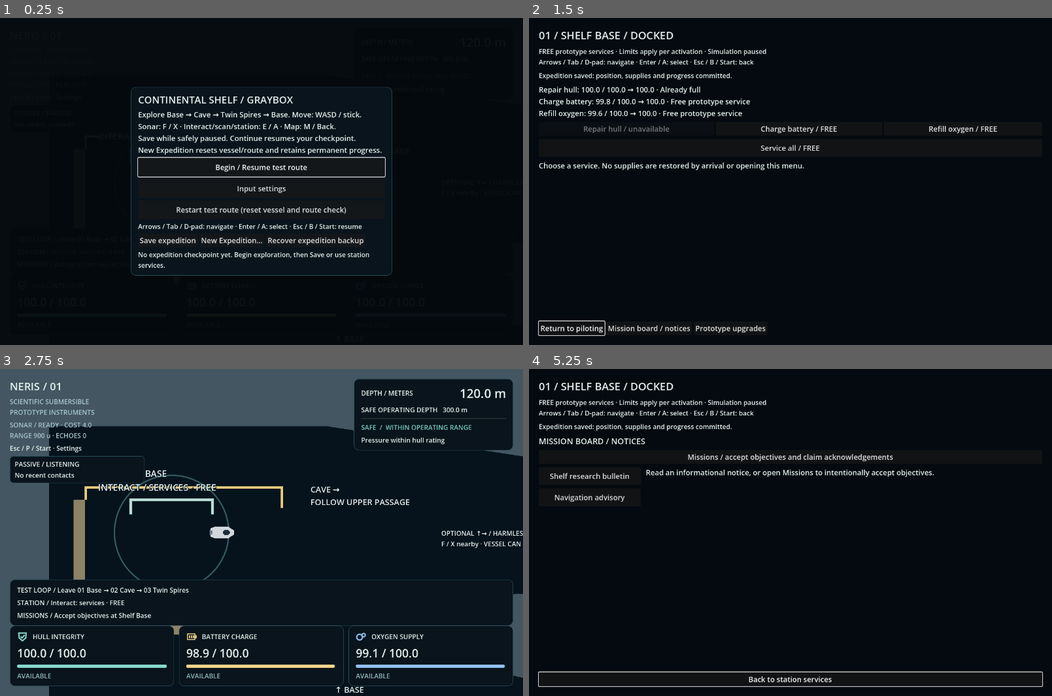
Above: before the commit, frames 1-4 (two rows, left to right).
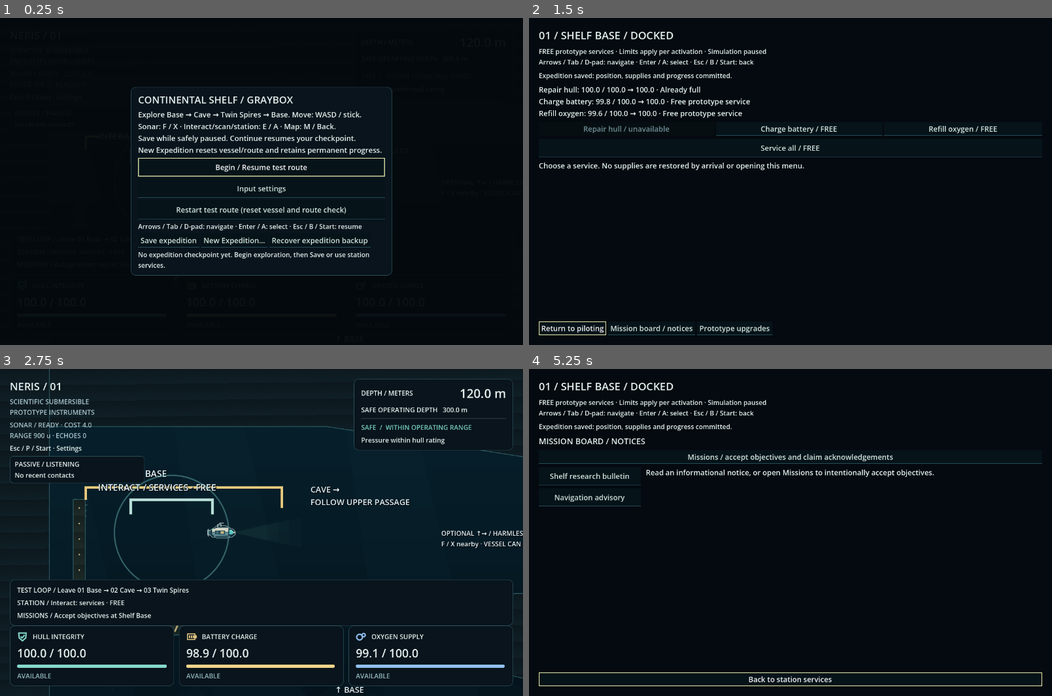
Above: after the commit, the same moments.

Repository: zornscience/below-the-abyss
Game: Godot game, scene res://scenes/main/main.tscn
Same seed, same stepped clock (60 frames per second), same inputs: the game is played once before the commit and once after it.
Inputs (mouse positions are in pixels of both pictures, inside the frame that each line leads up to):
- Up to frame 1 (0.25 s): no input
- Up to frame 2 (1.5 s): click "Begin / Resume test route" at 0.5 s; tap Enter (ui_accept) at 1.25 s; move the mouse to (905, 165) at 1.27 s; hold D (move_right) from 1.28 s (still down); hold E (interact) from 1.28 s (still down); click (905, 165) at 1.42 s
- Up to frame 3 (2.75 s): tap Enter (ui_accept) at 1.52 s; release D (move_right) at 2 s; release E (interact) at 2 s; drag from (156, 548) to (235, 597) at 2.02 s
- Up to frame 4 (5.25 s): move the mouse to (842, 460) at 2.77 s; hold D (move_right) 2.78-3.5 s; hold E (interact) 2.78-3.5 s; tap F (sonar_ping) at 2.85 s; click "Charge battery / FREE" at 3.5 s; click "Refill oxygen / FREE" at 4.25 s; click "Mission board / notices" at 5 s

The runs differ from the first frame. In frame 1, 1.3% of the frame differs, in the area x 26-74%, y 42-71%; in frame 2, 1.1%; in frame 3, 19%, in the area x 0-100%, y 0-100%; in frame 4, 1.3%.

Commit message:
Implement BTA-040 shelf visual identity and original survey vessel

Diff:
--- /dev/null
+++ b/assets/art-provenance.csv
@@ -0,0 +1,5 @@
+asset,source,authorship,license_status,notes
+assets/art/submarine/neris.svg,original repository SVG,repository-authored BTA-040 study,project license pending,no third-party art or generated image
+assets/shaders/shelf_water.gdshader,original shader source,repository-authored BTA-040 study,project license pending,depth gradient
+assets/shaders/shelf_rock.gdshader,original shader source,repository-authored BTA-040 study,project license pending,arithmetic strata
+scripts/visuals,original vector drawing source,repository-authored BTA-040 study,project license pending,background motes lamp and landmark ink
--- /dev/null
+++ b/assets/art/submarine/neris.svg
@@ -0,0 +1,16 @@
+<svg xmlns="http://www.w3.org/2000/svg" width="80" height="48" viewBox="-40 -24 80 48">
+<!-- Original NERIS vector study: blunt survey bow, offset observation dome, ventral keel. -->
+<path d="M-20-11L-11-17H9L17-12 28-8 33-2V5L24 12H-22L-29 6V-5Z" fill="#102f3b" stroke="#a6c3c5" stroke-width="1.2"/>
+<path d="M-24-8L-10-12H13L24-7 29-1H-24Z" fill="#d2d6c5"/>
+<path d="M-24 0H29L25 7-19 8-25 4Z" fill="#638f98"/>
+<path d="M-19 9H20L13 14H-12Z" fill="#193e4d" stroke="#87abb0" stroke-width="1"/>
+<path d="M-10-13V-20H-2V-14M-5-20V-23H5" fill="none" stroke="#a7bfbb" stroke-width="2"/>
+<path d="M-29-5H-34V6H-28M-33-9V10" fill="#294f5c" stroke="#9dbab9" stroke-width="1.5"/>
+<path d="M17-8H24L29-3V3L24 6H17Z" fill="#53c6c2" stroke="#122c3c" stroke-width="2"/>
+<path d="M20-5H24L26-2" fill="none" stroke="#d9f2d8" stroke-width="1"/>
+<path d="M-17-5H8V5H-17Z" fill="#244b58"/>
+<path d="M-14-3H-8M-14 0H-8M-14 3H-8" stroke="#789d9e" stroke-width="1"/>
+<path d="M-3-3H5V3H-3Z" fill="#c5b77c"/>
+<circle cx="30" cy="0" r="2" fill="#f1dfac"/>
+<circle cx="-23" cy="-8" r="1.3" fill="#5ae0cf"/>
+</svg>
--- /dev/null
+++ b/assets/shaders/shelf_rock.gdshader
@@ -0,0 +1,9 @@
+shader_type canvas_item;
+varying vec2 rock_position;
+void vertex() { rock_position = VERTEX; }
+void fragment() {
+ float strata = (fract(rock_position.y * 0.025 + floor(rock_position.x * 0.009) * 0.03) * 2.0 - 1.0);
+ float grain = fract(dot(floor(rock_position / 3.0), vec2(0.618,0.381)));
+ vec3 stone = mix(vec3(0.035,0.095,0.12), COLOR.rgb * vec3(0.32,0.43,0.46), 0.55);
+ COLOR = vec4(stone * (0.85 + 0.12 * strata + 0.08 * grain), COLOR.a);
+}
--- /dev/null
+++ b/assets/shaders/shelf_water.gdshader
@@ -0,0 +1,9 @@
+shader_type canvas_item;
+varying float authored_y;
+void vertex() { authored_y = VERTEX.y; }
+void fragment() {
+ float depth = clamp(authored_y / 1800.0, 0.0, 1.0);
+ vec3 shallow = vec3(0.025, 0.125, 0.17);
+ vec3 deep = vec3(0.006, 0.019, 0.045);
+ COLOR = vec4(mix(shallow, deep, smoothstep(0.0, 1.0, depth)), 1.0);
+}
--- a/resources/balance/instrument_theme.tres
+++ b/resources/balance/instrument_theme.tres
@@ -17,19 +17,46 @@
 content_margin_bottom = 14.0
 
 [sub_resource type="StyleBoxFlat" id="Track"]
-bg_color = Color(0.09, 0.17, 0.21, 1)
+bg_color = Color(0.025, 0.07, 0.1, 1)
 corner_radius_top_left = 3
 corner_radius_top_right = 3
 corner_radius_bottom_left = 3
 corner_radius_bottom_right = 3
 
 [sub_resource type="StyleBoxFlat" id="Fill"]
-bg_color = Color(0.52, 0.85, 0.8, 1)
+bg_color = Color(0.33, 0.77, 0.75, 1)
 corner_radius_top_left = 3
 corner_radius_top_right = 3
 corner_radius_bottom_left = 3
 corner_radius_bottom_right = 3
 
+[sub_resource type="StyleBoxFlat" id="ButtonNormal"]
+bg_color = Color(0.025, 0.075, 0.1, 1)
+border_width_bottom = 1
+border_color = Color(0.2, 0.39, 0.43, 1)
+content_margin_left = 6.0
+content_margin_right = 6.0
+content_margin_top = 4.0
+content_margin_bottom = 4.0
+[sub_resource type="StyleBoxFlat" id="ButtonHover"]
+bg_color = Color(0.07, 0.19, 0.22, 1)
+content_margin_left = 6.0
+content_margin_right = 6.0
+content_margin_top = 4.0
+content_margin_bottom = 4.0
+[sub_resource type="StyleBoxFlat" id="ButtonDisabled"]
+bg_color = Color(0.025, 0.055, 0.07, 1)
+content_margin_left = 6.0
+content_margin_right = 6.0
+content_margin_top = 4.0
+content_margin_bottom = 4.0
+[sub_resource type="StyleBoxFlat" id="ButtonFocus"]
+draw_center = false
+border_width_left = 2
+border_width_top = 2
+border_width_right = 2
+border_width_bottom = 2
+border_color = Color(0.85, 0.88, 0.65, 1)
 [resource]
 default_font_size = 18
 Label/colors/font_color = Color(0.9, 0.95, 0.94, 1)
@@ -38,3 +65,10 @@
 ProgressBar/styles/fill = SubResource("Fill")
 VBoxContainer/constants/separation = 8
 HBoxContainer/constants/separation = 12
+Button/styles/normal = SubResource("ButtonNormal")
+Button/styles/hover = SubResource("ButtonHover")
+Button/styles/pressed = SubResource("ButtonHover")
+Button/styles/disabled = SubResource("ButtonDisabled")
+Button/styles/focus = SubResource("ButtonFocus")
+Button/colors/font_color = Color(0.82, 0.9, 0.87, 1)
+Button/colors/font_disabled_color = Color(0.43, 0.56, 0.58, 1)
--- a/scenes/player/submarine.tscn
+++ b/scenes/player/submarine.tscn
@@ -16,6 +16,8 @@
 
 [ext_resource type="Script" path="res://scripts/player/scientific_scanner.gd" id="scanner"]
 
+[ext_resource type="Texture2D" path="res://assets/art/submarine/neris.svg" id="art"]
+[ext_resource type="Script" path="res://scripts/visuals/submarine_illustration.gd" id="illustration"]
 [sub_resource type="CapsuleShape2D" id="Capsule_hull"]
 radius = 16.0
 height = 64.0
@@ -34,16 +36,22 @@
 shape = SubResource("Capsule_hull")
 
 [node name="Visual" type="Node2D" parent="."]
+script = ExtResource("illustration")
+[node name="NerisIllustration" type="Sprite2D" parent="Visual"]
+texture = ExtResource("art")
 
 [node name="Hull" type="Polygon2D" parent="Visual"]
+visible = false
 polygon = PackedVector2Array(-28, -10, -18, -14, 16, -14, 30, -5, 30, 5, 16, 14, -18, 14, -28, 10)
 color = Color(0.82, 0.85, 0.87, 1)
 
 [node name="Window" type="Polygon2D" parent="Visual"]
+visible = false
 polygon = PackedVector2Array(7, -6, 15, -6, 20, -2, 20, 2, 15, 6, 7, 6, 3, 2, 3, -2)
 color = Color(0.12, 0.18, 0.23, 1)
 
 [node name="Tail" type="Polygon2D" parent="Visual"]
+visible = false
 polygon = PackedVector2Array(-30, -7, -23, -4, -23, 4, -30, 7)
 color = Color(0.45, 0.5, 0.55, 1)
 
--- a/scenes/props/graybox_rock.tscn
+++ b/scenes/props/graybox_rock.tscn
@@ -1,8 +1,12 @@
-[gd_scene load_steps=2 format=3]
+[gd_scene load_steps=4 format=3]
 [ext_resource type="Script" path="res://scripts/world/graybox_rock.gd" id="1"]
+[ext_resource type="Shader" path="res://assets/shaders/shelf_rock.gdshader" id="2"]
+[sub_resource type="ShaderMaterial" id="Stone"]
+shader = ExtResource("2")
 [node name="GrayboxRock" type="StaticBody2D" groups=["shelf_terrain"]]
 collision_layer = 1
 collision_mask = 2
 script = ExtResource("1")
 [node name="Silhouette" type="Polygon2D" parent="."]
+material = SubResource("Stone")
 [node name="Boundary" type="CollisionPolygon2D" parent="."]
--- a/scenes/regions/continental_shelf.tscn
+++ b/scenes/regions/continental_shelf.tscn
@@ -14,6 +14,11 @@
 
 [ext_resource type="PackedScene" path="res://scenes/stations/service_station.tscn" id="9_station"]
 
+[ext_resource type="PackedScene" path="res://scenes/visuals/shelf_atmosphere.tscn" id="atmosphere"]
+[ext_resource type="Shader" path="res://assets/shaders/shelf_water.gdshader" id="water_shader"]
+[ext_resource type="Script" path="res://scripts/visuals/shelf_landmark_ink.gd" id="ink"]
+[sub_resource type="ShaderMaterial" id="WaterMaterial"]
+shader = ExtResource("water_shader")
 [sub_resource type="RectangleShape2D" id="Base"]
 size = Vector2(440, 280)
 [sub_resource type="RectangleShape2D" id="Landmark"]
@@ -27,7 +32,9 @@
 [node name="ContinentalShelf" type="Node2D"]
 script = ExtResource("1")
 mapping = ExtResource("3")
+[node name="Atmosphere" parent="." instance=ExtResource("atmosphere")]
 [node name="Water" type="Polygon2D" parent="."]
+material = SubResource("WaterMaterial")
 z_index = -10
 polygon = PackedVector2Array(0, 0, 4100, 0, 4100, 1800, 0, 1800)
 color = Color(0.025, 0.075, 0.11, 1)
@@ -296,3 +303,6 @@
 
 [node name="ServiceStation" parent="." instance=ExtResource("9_station")]
 position = Vector2(420, 480)
+
+[node name="LandmarkInk" type="Node2D" parent="."]
+script = ExtResource("ink")
--- /dev/null
+++ b/scenes/visuals/shelf_atmosphere.tscn
@@ -0,0 +1,16 @@
+[gd_scene load_steps=3 format=3]
+[ext_resource type="Script" path="res://scripts/visuals/shelf_atmosphere.gd" id="1"]
+[ext_resource type="Script" path="res://scripts/visuals/shelf_motes.gd" id="2"]
+[node name="ShelfAtmosphere" type="Parallax2D"]
+z_index = -9
+scroll_scale = Vector2(0.24, 0.18)
+[node name="Illustration" type="Node2D" parent="."]
+script = ExtResource("1")
+[node name="Motes" type="Node2D" parent="."]
+script = ExtResource("2")
+[node name="NearRidges" type="Parallax2D" parent="."]
+top_level = true
+scroll_scale = Vector2(0.48, 0.32)
+[node name="Illustration" type="Node2D" parent="NearRidges"]
+script = ExtResource("1")
+near_layer = true
--- a/scripts/sonar/sonar_pulse.gd
+++ b/scripts/sonar/sonar_pulse.gd
@@ -100,3 +100,8 @@
 		draw_arc(Vector2.ZERO, radius, 0.0, TAU, 256, Color(0.42, 0.95, 0.87, fade * 0.9), 3.0, true)
 		if radius > 10.0:
 			draw_arc(Vector2.ZERO, radius - 10.0, 0.0, TAU, 256, Color(0.42, 0.95, 0.87, fade * 0.18), 2.0, true)
+
+		# Sparse range ticks read as an instrument sweep without obscuring navigation.
+		for index: int in range(24):
+			var direction: Vector2 = Vector2.from_angle(index * TAU / 24.0)
+			draw_line(direction * maxf(0.0, radius - 5.0), direction * radius, Color(0.7, 1.0, 0.9, fade * 0.65), 1.0, true)
--- a/scripts/sonar/sonar_reveal_target.gd
+++ b/scripts/sonar/sonar_reveal_target.gd
@@ -99,6 +99,11 @@
 	draw_polyline(PackedVector2Array([Vector2(0, -12), Vector2(12, 0),
 		Vector2(0, 12), Vector2(-12, 0), Vector2(0, -12)]), ink, 3.0, true)
 
+	# Four receipt-gated brackets distinguish a resolved echo from a travelling pulse.
+	for corner: Vector2 in [Vector2(-1, -1), Vector2(1, -1), Vector2(1, 1), Vector2(-1, 1)]:
+		var at: Vector2 = corner * 28.0
+		draw_polyline(PackedVector2Array([at - Vector2(corner.x * 7.0, 0), at, at - Vector2(0, corner.y * 7.0)]), ink, 1.5, true)
+
 
 func _exit_tree() -> void:
 	registration_generation += 1
--- /dev/null
+++ b/scripts/visuals/shelf_atmosphere.gd
@@ -0,0 +1,23 @@
+extends Node2D
+## Original deterministic illustration; no terrain, discovery or physics queries.
+
+@export var near_layer: bool = false
+
+
+func _draw() -> void:
+	# Distant ridges deliberately read as low-contrast negative space, not walls.
+	for layer: int in range(1 if near_layer else 3):
+		var ridge: PackedVector2Array = PackedVector2Array()
+		ridge.append(Vector2(-4000, 2600))
+		for step: int in range(101):
+			var x: float = -4000.0 + step * 140.0
+			var y: float = (1050.0 if near_layer else 720.0) + layer * 170.0 + sin(step * 1.7 + layer) * 110.0
+			ridge.append(Vector2(x, y))
+		ridge.append(Vector2(10000, 2600))
+		draw_colored_polygon(ridge, Color(0.035 + layer * 0.009, 0.12 + layer * 0.012, 0.16 + layer * 0.014, 0.25))
+	if near_layer:
+		return
+	# Broad, faint shafts are geometry, not full-screen lighting/postprocessing.
+	for index: int in range(16):
+		var x: float = index * 420.0 - 1000.0
+		draw_colored_polygon(PackedVector2Array([Vector2(x, -1000), Vector2(x + 70, -1000), Vector2(x + 650, 1500), Vector2(x + 360, 1500)]), Color(0.3, 0.65, 0.68, 0.018))
--- /dev/null
+++ b/scripts/visuals/shelf_landmark_ink.gd
@@ -0,0 +1,19 @@
+extends Node2D
+## Authored surface paint and organic filigree. No interactables or collisions.
+
+
+func _draw() -> void:
+	# Station platform/post retain their exact solid silhouettes; paint stays inside.
+	for x: int in range(230, 650, 35):
+		draw_line(Vector2(x, 695), Vector2(x - 12, 722), Color("b5a779"), 3.0, true)
+	for y: int in range(420, 680, 38):
+		draw_circle(Vector2(194, y), 2.0, Color("b5a779"))
+	# Recognizable paired mineral seams follow the existing spires' solid faces.
+	for origin: Vector2 in [Vector2(3465, 860), Vector2(3715, 845)]:
+		draw_polyline(PackedVector2Array([origin, origin + Vector2(-10, 100), origin + Vector2(10, 165), origin + Vector2(0, 245)]), Color(0.3, 0.7, 0.65, 0.6), 2.0, true)
+	# Fine organic surface marks are nonsolid, like sea fans, not extra walls.
+	for origin: Vector2 in [Vector2(830, 1120), Vector2(2480, 1120), Vector2(3370, 1120), Vector2(3850, 1120)]:
+		for branch: int in range(7):
+			var tip: Vector2 = origin + Vector2((branch - 3) * 9, -22 - (3 - absi(branch - 3)) * 8)
+			draw_line(origin, tip, Color(0.22, 0.52, 0.5, 0.65), 1.5, true)
+			draw_circle(tip, 1.8, Color(0.5, 0.8, 0.69, 0.65))
--- /dev/null
+++ b/scripts/visuals/shelf_motes.gd
@@ -0,0 +1,19 @@
+extends Node2D
+## Low-rate cosmetic motes; static ridge geometry is cached separately.
+var _clock: float = 0.0
+var _redraw_time: float = 0.0
+
+
+func _process(delta: float) -> void:
+	_clock += delta
+	_redraw_time += delta
+	if _redraw_time >= 1.0 / 15.0:
+		_redraw_time = 0.0
+		queue_redraw()
+
+
+func _draw() -> void:
+	for index: int in range(150):
+		var x: float = fposmod(index * 179.23 + sin(_clock * 0.14 + index) * 10.0, 6000.0) - 800.0
+		var y: float = fposmod(index * 97.3 - _clock * 1.8, 2100.0)
+		draw_circle(Vector2(x, y), 0.8 + (index % 3) * 0.35, Color(0.55, 0.82, 0.8, 0.13))
--- /dev/null
+++ b/scripts/visuals/submarine_illustration.gd
@@ -0,0 +1,19 @@
+extends Node2D
+## Presentation-only facing/propeller/lamplight. Never rotates the physics body.
+var _phase: float = 0.0
+
+
+func _process(delta: float) -> void:
+	var body: CharacterBody2D = get_parent() as CharacterBody2D
+	if absf(body.velocity.x) > 12.0:
+		scale.x = -1.0 if body.velocity.x < 0.0 else 1.0
+	if body.is_physics_processing():
+		_phase = fmod(_phase + delta * (4.0 + body.velocity.length() * 0.06), TAU)
+	queue_redraw()
+
+
+func _draw() -> void:
+	for index: int in range(4):
+		var reach: float = 110.0 + index * 28.0
+		draw_colored_polygon(PackedVector2Array([Vector2(29, 0), Vector2(reach, -reach * 0.19), Vector2(reach, reach * 0.19)]), Color(0.58, 0.82, 0.72, 0.018))
+	draw_line(Vector2(-34, -8 * cos(_phase)), Vector2(-34, 8 * cos(_phase)), Color("a6c3c5"), 2.0, true)
--- a/scripts/world/graybox_rock.gd
+++ b/scripts/world/graybox_rock.gd
@@ -25,3 +25,22 @@
 	($Silhouette as Polygon2D).polygon = outline
 	($Silhouette as Polygon2D).color = fill
 	($Boundary as CollisionPolygon2D).polygon = outline
+	queue_redraw()
+
+
+func _draw() -> void:
+	if outline.size() < 3:
+		return
+	var closed: PackedVector2Array = outline.duplicate()
+	closed.append(outline[0])
+	draw_polyline(closed, Color(0.23, 0.44, 0.47, 0.8), 2.0, true)
+	# Restrained mineral dots stay strictly inside the authored solid polygon.
+	var minimum: Vector2 = outline[0]
+	var maximum: Vector2 = outline[0]
+	for point: Vector2 in outline:
+		minimum = minimum.min(point)
+		maximum = maximum.max(point)
+	for index: int in range(60):
+		var at: Vector2 = minimum + (maximum - minimum) * Vector2(fposmod(index * 0.618, 1.0), fposmod(index * 0.381, 1.0))
+		if Geometry2D.is_point_in_polygon(at, outline):
+			draw_line(at, at + Vector2(7, -2), Color(0.29, 0.53, 0.54, 0.25), 1.0, true)
--- /dev/null
+++ b/tests/fixtures/capture_art_direction.gd
@@ -0,0 +1,58 @@
+extends SceneTree
+## Staged native compositions for art review, not a claim of input-driven route flight.
+var _scene: ShelfPrototype
+var _prefix: String = "after"
+var _samples: Array[float] = []
+
+
+func _frames(count: int) -> void:
+	for _index: int in range(count):
+		await process_frame
+
+
+func _capture(name: String, at: Vector2) -> void:
+	_scene.submarine.set_simulation_enabled(false)
+	_scene.submarine.global_position = at
+	_scene.submarine.velocity = Vector2.ZERO
+	_scene.submarine.damage_system.advance(0, _scene.region.depth_at_world(at), _scene.submarine.hull_system)
+	_scene.submarine.reset_physics_interpolation()
+	var camera: Camera2D = _scene.submarine.get_node("Camera2D") as Camera2D
+	camera.reset_smoothing()
+	camera.force_update_scroll()
+	_scene._refresh_scan_status()
+	await _frames(6)
+	await RenderingServer.frame_post_draw
+	assert(root.get_texture().get_image().save_png("res://docs/testing/bta-040-" + _prefix + "-" + name + ".png") == OK)
+
+
+func _initialize() -> void:
+	_prefix = "before" if OS.get_cmdline_user_args().has("--before") else "after"
+	_scene = load("res://scenes/main/main.tscn").instantiate() as ShelfPrototype
+	_scene.settings_path = "user://bta040-art-" + _prefix + ".json"
+	root.add_child.call_deferred(_scene)
+	await _frames(5)
+	_scene.resume_route()
+	await _capture("base", Vector2(420, 480))
+	await _capture("cave", Vector2(2350, 480))
+	await _capture("spires", Vector2(3500, 650))
+	assert(_scene.submarine.sonar.request_ping() == OK)
+	_scene.submarine.sonar.advance(0.7)
+	await _capture("sonar", Vector2(3500, 650))
+	await _capture("deep", Vector2(3080, 1340))
+	root.size = Vector2i(800, 600)
+	await _capture("compact", Vector2(760, 480))
+	_scene.open_route_menu()
+	await _frames(4)
+	await RenderingServer.frame_post_draw
+	assert(root.get_texture().get_image().save_png("res://docs/testing/bta-040-" + _prefix + "-menu.png") == OK)
+	# Observe rendered frame duration after warmup; not a hardware certification.
+	_scene.resume_route()
+	var previous: int = Time.get_ticks_usec()
+	for _index: int in range(180):
+		await process_frame
+		var now: int = Time.get_ticks_usec()
+		_samples.append((now - previous) / 1000000.0)
+		previous = now
+	_samples.sort()
+	print("BTA040_RENDER_FRAME_SECONDS median=%.6f p95=%.6f renderer=%s" % [_samples[90], _samples[171], RenderingServer.get_video_adapter_name()])
+	quit()
--- /dev/null
+++ b/tests/integration/test_art_presentation.gd
@@ -0,0 +1,33 @@
+extends GutTest
+
+
+func test_presentation_preserves_vessel_collision_and_only_flips_visual_facing() -> void:
+	var body: SubmarineController = load("res://scenes/player/submarine.tscn").instantiate() as SubmarineController
+	add_child_autofree(body)
+	body.set_simulation_enabled(false)
+	var shape: CapsuleShape2D = (body.get_node("CollisionShape2D") as CollisionShape2D).shape as CapsuleShape2D
+	assert_eq(shape.radius, 16.0)
+	assert_eq(shape.height, 64.0)
+	assert_eq(body.collision_layer, 2)
+	var rotation_before: float = body.rotation
+	var visual: Node2D = body.get_node("Visual") as Node2D
+	body.velocity = Vector2(-100, 40)
+	visual.call("_process", 0.1)
+	assert_eq(visual.scale.x, -1.0)
+	assert_eq(body.velocity, Vector2(-100, 40))
+	assert_eq(body.rotation, rotation_before)
+	assert_eq(body.resource_system.battery, 100.0)
+	assert_not_null((visual.get_node("NerisIllustration") as Sprite2D).texture)
+
+
+func test_shelf_layers_are_decorative_and_solid_silhouettes_still_match_boundaries() -> void:
+	var region: ContinentalShelf = load("res://scenes/regions/continental_shelf.tscn").instantiate() as ContinentalShelf
+	add_child_autofree(region)
+	assert_true(region.get_node("Atmosphere") is Parallax2D)
+	assert_eq(region.get_node("Terrain").get_child_count(), 10)
+	for node: Node in region.get_node("Terrain").get_children():
+		var rock: GrayboxRock = node as GrayboxRock
+		assert_eq((rock.get_node("Silhouette") as Polygon2D).polygon, rock.outline)
+		assert_eq((rock.get_node("Boundary") as CollisionPolygon2D).polygon, rock.outline)
+		assert_eq(rock.collision_layer, 1)
+	assert_eq(region.get_node("Atmosphere").get_child_count(), 3)
Not shown, added: assets/shaders/shelf_rock.gdshader.uid
Not shown, added: assets/shaders/shelf_water.gdshader.uid
Binary file added: docs/testing/bta-040-after-base.png
Binary file added: docs/testing/bta-040-after-cave.png
Binary file added: docs/testing/bta-040-after-compact.png
Binary file added: docs/testing/bta-040-after-deep.png
Binary file added: docs/testing/bta-040-after-menu.png
Binary file added: docs/testing/bta-040-after-sonar.png
Binary file added: docs/testing/bta-040-after-spires.png
Binary file added: docs/testing/bta-040-before-base.png
Binary file added: docs/testing/bta-040-before-cave.png
Binary file added: docs/testing/bta-040-before-compact.png
(and 15 more such lines)
